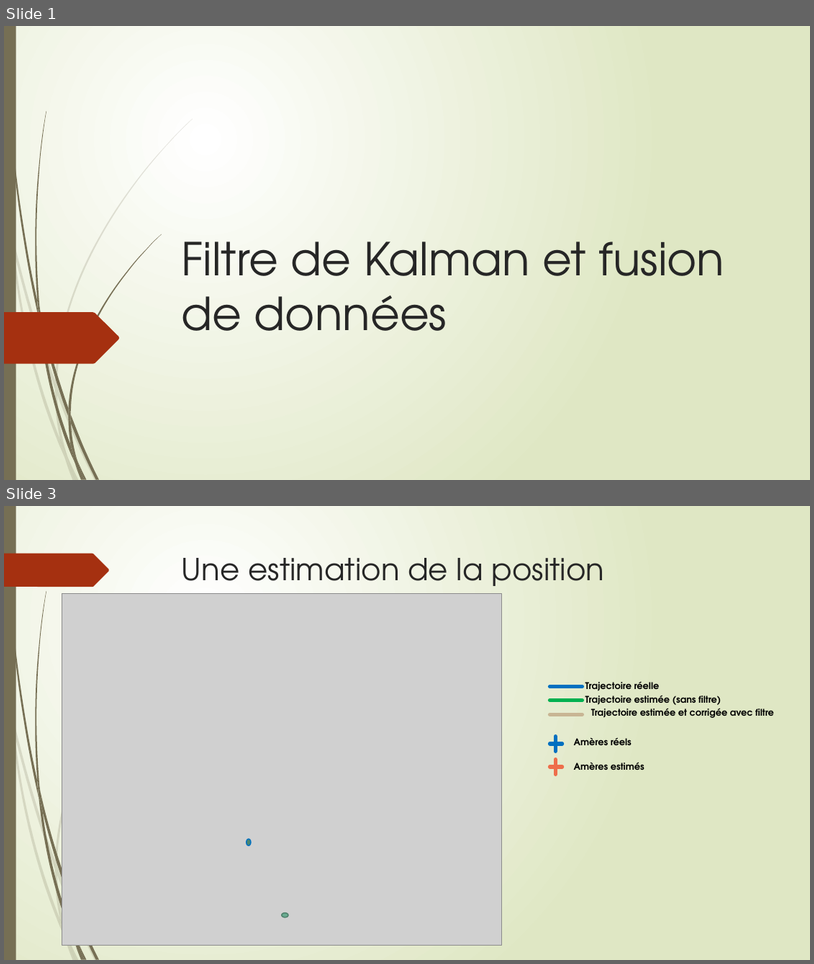
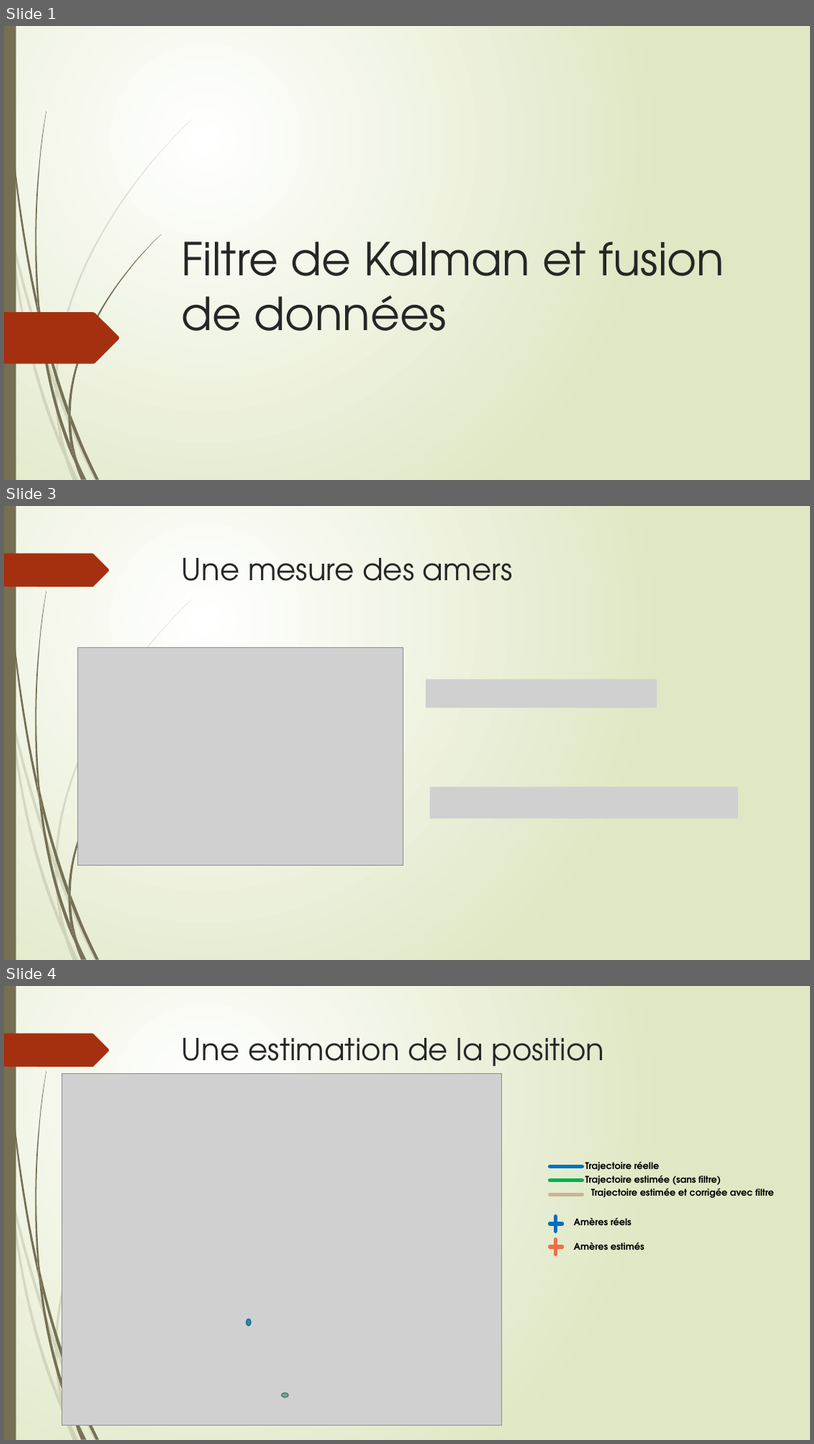
Before and after one commit to 14roiron/mareva-miniproj-slam, a slide deck: Presentation1.pptx. Shown one above the other, each under a label of ours: slides 1 and 3 before the commit, slides 1, 3 and 4 after it; the slides between them are not shown. The pictures are 814x964 and 814x1444 pixels, drawn with LibreOffice and Linux fonts; fonts in the diff are those of the drawing; grey boxes stand for pictures. Boxes give left, top, right and bottom in pixels: in the first picture for what was removed or moved away, otherwise in the second. Text is boxed around its words. In the diff, an @@ line names an element or a change of style, - is before the commit and + after.

```diff
--- a/Presentation1.pptx
+++ b/Presentation1.pptx
@@ slide 3 added at bbox=[4, 506, 810, 960], background gradient #FFFFFF to #DFE8C4; not listed: 24 template elements that a slide beside it also shows @@
@@ title added at bbox=[182, 558, 513, 581], 36 pt, text #262626 @@
+Une mesure des amers
@@ picture added at bbox=[78, 647, 404, 865] @@
@@ picture added at bbox=[426, 679, 657, 708] @@
@@ picture added at bbox=[430, 787, 738, 818] @@
@@ what was slide 3 is now slide 4 @@
```
Also in this commit, not shown: 2 slides changed, 2 other slides added, 2 other files.
